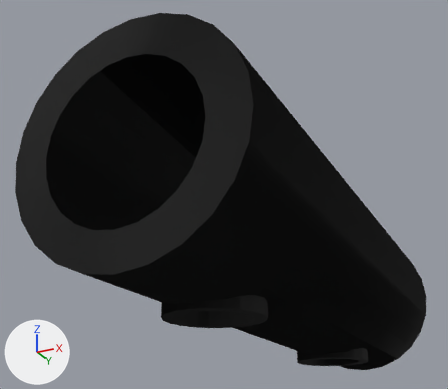
An edit to the Blender file Models/SSPX/sspx-tube-125-1-iva.blend, drawn before and after from the same camera.
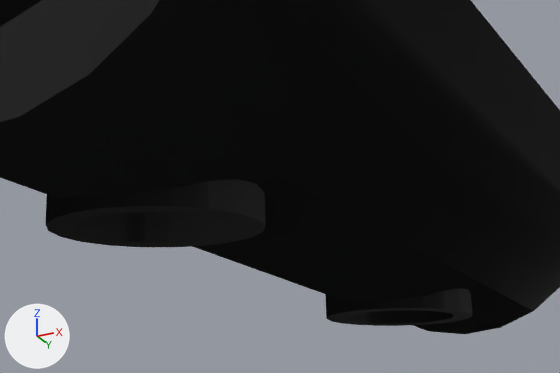
Each version is shown whole from a camera (50 mm lens) standing at (1.44, -3.75, -1.2) and looking at (-0.29, -0.3, 0.35), then close up on the part from 31% to 92% of the width and 53% to 100% of the height. Every picture has the same lights, and +X, +Y and +Z are marked at lower left.

Before the edit, the objects in view are built like this:
```python
me_shell_001 = bpy.data.meshes.new('shell.001')
me_shell_001.from_pydata(...)  # 428 vertices, 356 faces; spans x -0.58..0.61, y -1.85..1.86, z -0.61..0.61
me_shell_001.materials.append(mat_material_001)
ob_shell = bpy.data.objects.new('shell', me_shell_001)
ob_shell.parent = ob_freeiva
ob_shell.location = (0.0, 0.0, 0.0)
```
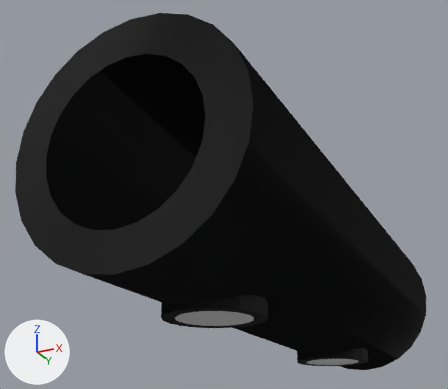
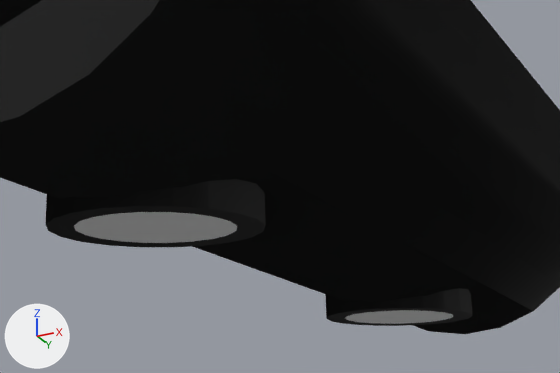
Location of each change, (x1, y1, x2, y2) in pixels of the close-ups (560 x 373 px):
'depthMask', added
    after: (74, 212, 453, 324)

The change, as a diff of the scene's bpy script:
```diff
--- a/Models/SSPX/sspx-tube-125-1-iva.blend.py
+++ b/Models/SSPX/sspx-tube-125-1-iva.blend.py
@@ mat_material @@
+mat_material = principled_material('Material')
+mat_material.base_color = (0.8, 0.8, 0.8)  # white #e7e7e7
@@ me_shell_002 @@
+me_shell_002.from_pydata(...)  # 40 vertices, 2 faces; spans x -0.2..0.2, y -1.18..1.17, z -0.61
+me_shell_002.materials.append(mat_material)  # white #e7e7e7
@@ ob_depthmask @@
+ob_depthmask = bpy.data.objects.new('depthMask', me_shell_002)
+ob_depthmask.parent = ob_freeiva
+ob_depthmask.location = (0.0, 0.0, 0.0)
```
